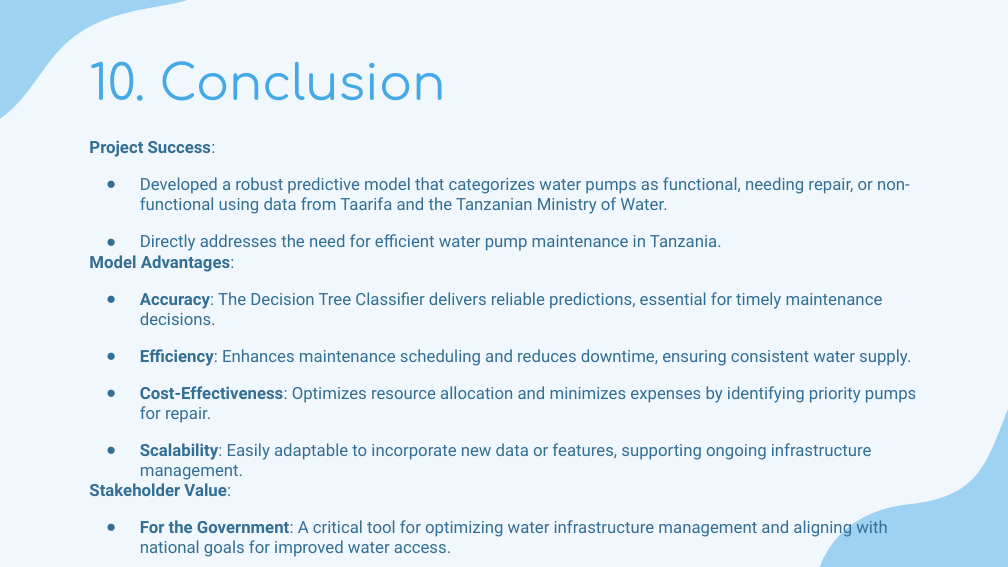
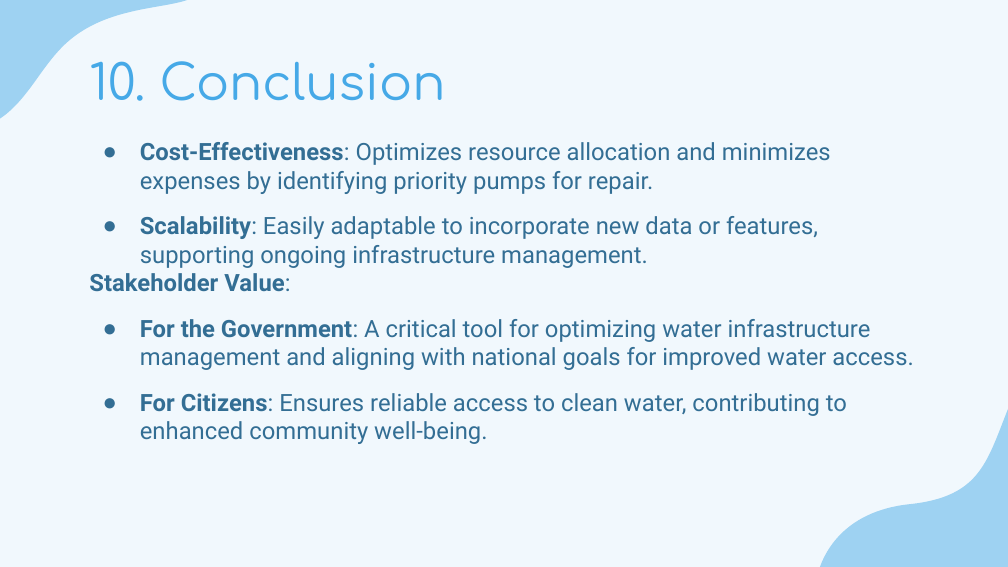
Before and after one commit to leonardkoyio/Phase-3-Project-_v1, a slide deck: slide 20 of Deliverables/Predictive Maintenance of Water Pumps in Tanzania-Presentation.pptx (slide 17 before the commit). Drawn at 1008x567 pixels with LibreOffice and Linux fonts; fonts in the diff are those of the drawing. Boxes give left, top, right and bottom in pixels: in the first picture for what was removed or moved away, otherwise in the second. Text is boxed around its words. In the diff, an @@ line names an element or a change of style, - is before the commit and + after.

Commit message:
Improving markdowns and presentations- adding predictive recommendations to conclusion

```diff
--- a/Deliverables/Predictive Maintenance of Water Pumps in Tanzania-Presentation.pptx
+++ b/Deliverables/Predictive Maintenance of Water Pumps in Tanzania-Presentation.pptx
@@ text "Cost-Effectiveness: Optimizes resource allocation and ..." at box(89, 142, 913, 444): size 12 to 17 pt; indent changed @@
@@ text at box(89, 140, 911, 366): paragraphs removed @@
-Project Success:
-● Developed a robust predictive model that categorizes water pumps as functional, needing repair, or non-functional using data from Taarifa and the Tanzanian Ministry of Water.
-● Directly addresses the need for efficient water pump maintenance in Tanzania.
-Model Advantages:
-● Accuracy: The Decision Tree Classifier delivers reliable predictions, essential for timely maintenance decisions.
-● Efficiency: Enhances maintenance scheduling and reduces downtime, ensuring consistent water supply.
```
Also in this commit, not shown: 3 slides added, 4 other files.
